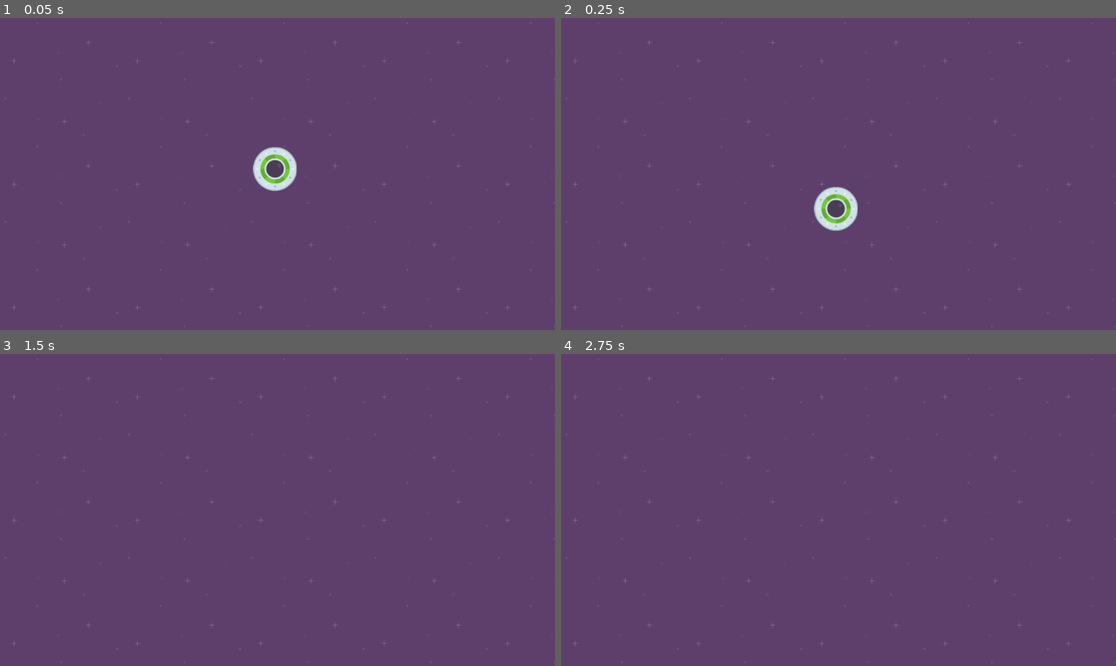
Above: before the commit, frames 1-4 (two rows, left to right).
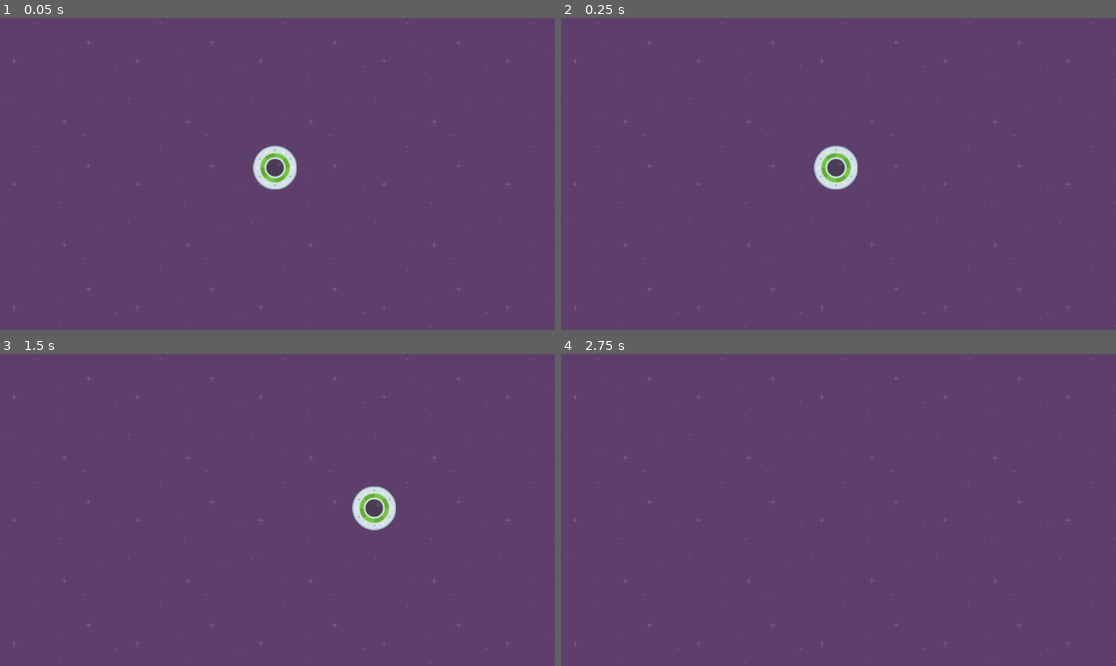
Above: after the commit, the same moments.

Repository: Sonic12o3/Speedy-Saucer
Game: Godot game, scene res://level_1.tscn
Two runs of this game, one before a commit and one after it. Both use one fixed random seed, a clock stepped at 60 frames per second and the inputs below.
Inputs:
- Up to frame 1 (0.05 s): no input
- Up to frame 2 (0.25 s): no input
- Up to frame 3 (1.5 s): hold Right (move_right, bound only after the commit) 0.53-1.28 s; hold Down (move_down, bound only after the commit) from 1.28 s (still down)
- Up to frame 4 (2.75 s): release Down (move_down, bound only after the commit) at 2.03 s; hold Right (move_right, bound only after the commit) from 2.03 s (still down)

The runs differ from the first frame. In frame 1, 0.3% of the frame differs, in the area x 45-54%, y 40-56%; in frame 2, 1.5%, in the area x 45-54%, y 40-69%; in frame 3, 0.8%; in frame 4, nothing differs.

Commit message:
Added input scripting

Diff:
--- a/level_1.tscn
+++ b/level_1.tscn
@@ -17,3 +17,4 @@
 [node name="Player" parent="." instance=ExtResource("2_diycd")]
 z_index = 1
 position = Vector2(571, 311)
+gravity_scale = 0.0
--- a/player.gd
+++ b/player.gd
@@ -1,11 +1,20 @@
 extends RigidBody2D
 
-
+var movespeed = 500;
 # Called when the node enters the scene tree for the first time.
 func _ready():
-	pass # Replace with function body.
+	#apply_impulse(Vector2(25, 0))
+	pass
 
-
-# Called every frame. 'delta' is the elapsed time since the previous frame.
 func _process(delta):
 	pass
+
+func _physics_process(delta):
+	if Input.is_action_pressed("move_right"):
+		apply_force(Vector2(movespeed, 0))
+	if Input.is_action_pressed("move_left"):
+		apply_force(Vector2(-movespeed, 0))
+	if Input.is_action_pressed("move_up"):
+		apply_force(Vector2(0, -movespeed))
+	if Input.is_action_pressed("move_down"):
+		apply_force(Vector2(0, movespeed))
--- a/project.godot
+++ b/project.godot
@@ -14,3 +14,30 @@
 run/main_scene="res://level_1.tscn"
 config/features=PackedStringArray("4.2", "Forward Plus")
 config/icon="res://icon.svg"
+
+[input]
+
+move_right={
+"deadzone": 0.5,
+"events": [Object(InputEventKey,"resource_local_to_scene":false,"resource_name":"","device":-1,"window_id":0,"alt_pressed":false,"shift_pressed":false,"ctrl_pressed":false,"meta_pressed":false,"pressed":false,"keycode":0,"physical_keycode":4194321,"key_label":0,"unicode":0,"echo":false,"script":null)
+, Object(InputEventKey,"resource_local_to_scene":false,"resource_name":"","device":-1,"window_id":0,"alt_pressed":false,"shift_pressed":false,"ctrl_pressed":false,"meta_pressed":false,"pressed":false,"keycode":0,"physical_keycode":68,"key_label":0,"unicode":100,"echo":false,"script":null)
+]
+}
+move_left={
+"deadzone": 0.5,
+"events": [Object(InputEventKey,"resource_local_to_scene":false,"resource_name":"","device":-1,"window_id":0,"alt_pressed":false,"shift_pressed":false,"ctrl_pressed":false,"meta_pressed":false,"pressed":false,"keycode":0,"physical_keycode":4194319,"key_label":0,"unicode":0,"echo":false,"script":null)
+, Object(InputEventKey,"resource_local_to_scene":false,"resource_name":"","device":-1,"window_id":0,"alt_pressed":false,"shift_pressed":false,"ctrl_pressed":false,"meta_pressed":false,"pressed":false,"keycode":0,"physical_keycode":65,"key_label":0,"unicode":97,"echo":false,"script":null)
+]
+}
+move_down={
+"deadzone": 0.5,
+"events": [Object(InputEventKey,"resource_local_to_scene":false,"resource_name":"","device":-1,"window_id":0,"alt_pressed":false,"shift_pressed":false,"ctrl_pressed":false,"meta_pressed":false,"pressed":false,"keycode":0,"physical_keycode":4194322,"key_label":0,"unicode":0,"echo":false,"script":null)
+, Object(InputEventKey,"resource_local_to_scene":false,"resource_name":"","device":-1,"window_id":0,"alt_pressed":false,"shift_pressed":false,"ctrl_pressed":false,"meta_pressed":false,"pressed":false,"keycode":0,"physical_keycode":83,"key_label":0,"unicode":115,"echo":false,"script":null)
+]
+}
+move_up={
+"deadzone": 0.5,
+"events": [Object(InputEventKey,"resource_local_to_scene":false,"resource_name":"","device":-1,"window_id":0,"alt_pressed":false,"shift_pressed":false,"ctrl_pressed":false,"meta_pressed":false,"pressed":false,"keycode":0,"physical_keycode":4194320,"key_label":0,"unicode":0,"echo":false,"script":null)
+, Object(InputEventKey,"resource_local_to_scene":false,"resource_name":"","device":-1,"window_id":0,"alt_pressed":false,"shift_pressed":false,"ctrl_pressed":false,"meta_pressed":false,"pressed":false,"keycode":0,"physical_keycode":87,"key_label":0,"unicode":119,"echo":false,"script":null)
+]
+}
